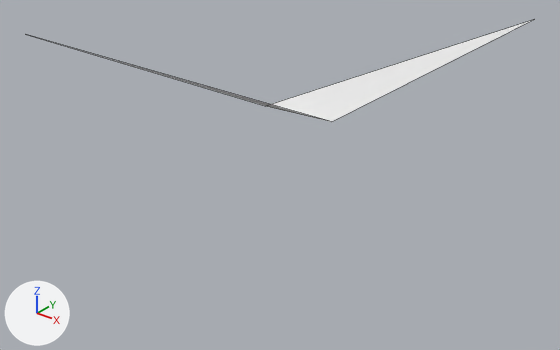
Before and after pictures for a commit that changed the FBX model MarbleMadness_NHSGA/Assets/Models/Ramp_Inside_Half.fbx.
Camera for both pictures: a camera (50 mm lens) standing at (-5.6, -0.581, 0.533) and looking at (-6.234, 0.211, 0.042). The axes (+X, +Y, +Z) are drawn at lower left. The lights are the same throughout. Mesh edges are drawn as thin lines. Where no turn or scale is listed for an object, it has been applied to the vertices.

In view in the first picture: 'Ramp_Inside_Half'.
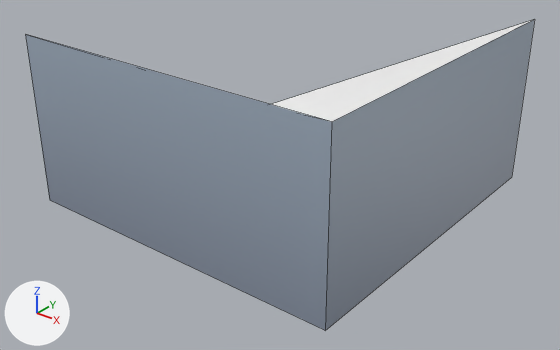
Where the newer file only moved an object's origin or applied its transform, the numbers keep the older frame.

The change, as a list of edits to the scene's bpy script:
```text
Change me_cube_007:
    used by ob_ramp_inside_half; location = (-6.25, 0.25, 0.25)
    verts and faces of me_cube_007; kept vertices keep their numbers, new ones are numbered from 4
    before: 0 (0.25, -0.25, 0.0) at pixel (331, 121), 1 (0.25, 0.25, 0.0), 2 (-0.25, -0.25, 0.0), 3 (-0.25, 0.25, -0.25) at pixel (265, 106)
    remove me_cube_007.from_pydata(...)  # 4 vertices, 2 faces; spans x -0.25..0.25, y -0.25..0.25, z -0.25..0.0
    add me_cube_007.from_pydata(...)  # 7 vertices, 6 faces; spans x -0.25..0.25, y -0.25..0.25, z -0.25..0.0
    me_cube_007 part 1
    add for new, old in zip([4, 5, 6], [0, 1, 2]): verts[new] = verts[old] + (0.0, 0.0, -0.25)
    add faces += [(0, 2, 6, 4), (0, 4, 5, 1), (1, 5, 3), (2, 3, 6)]
```

What differs and where, as boxes [x1, y1, x2, y2] in the pictures (560 x 350 px):
'Ramp_Inside_Half', reshaped (203% taller)
    before: [29, 20, 532, 122]
    after: [25, 19, 535, 330]
part 1 of me_cube_007, added
    after: [25, 19, 535, 330]
